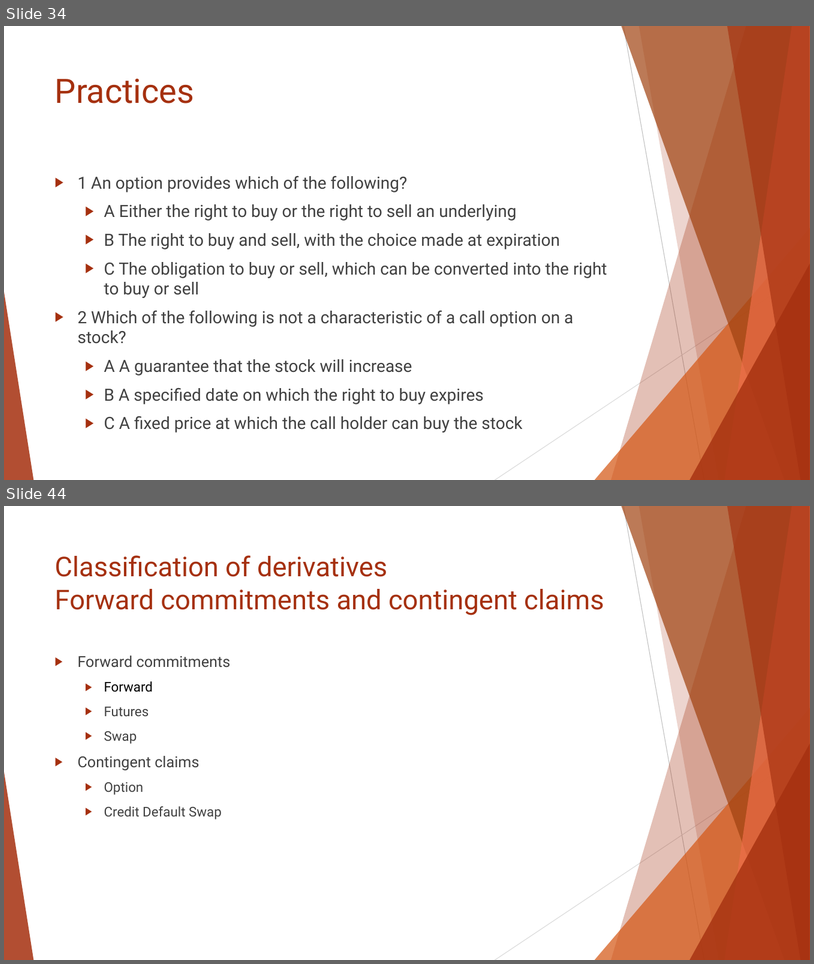
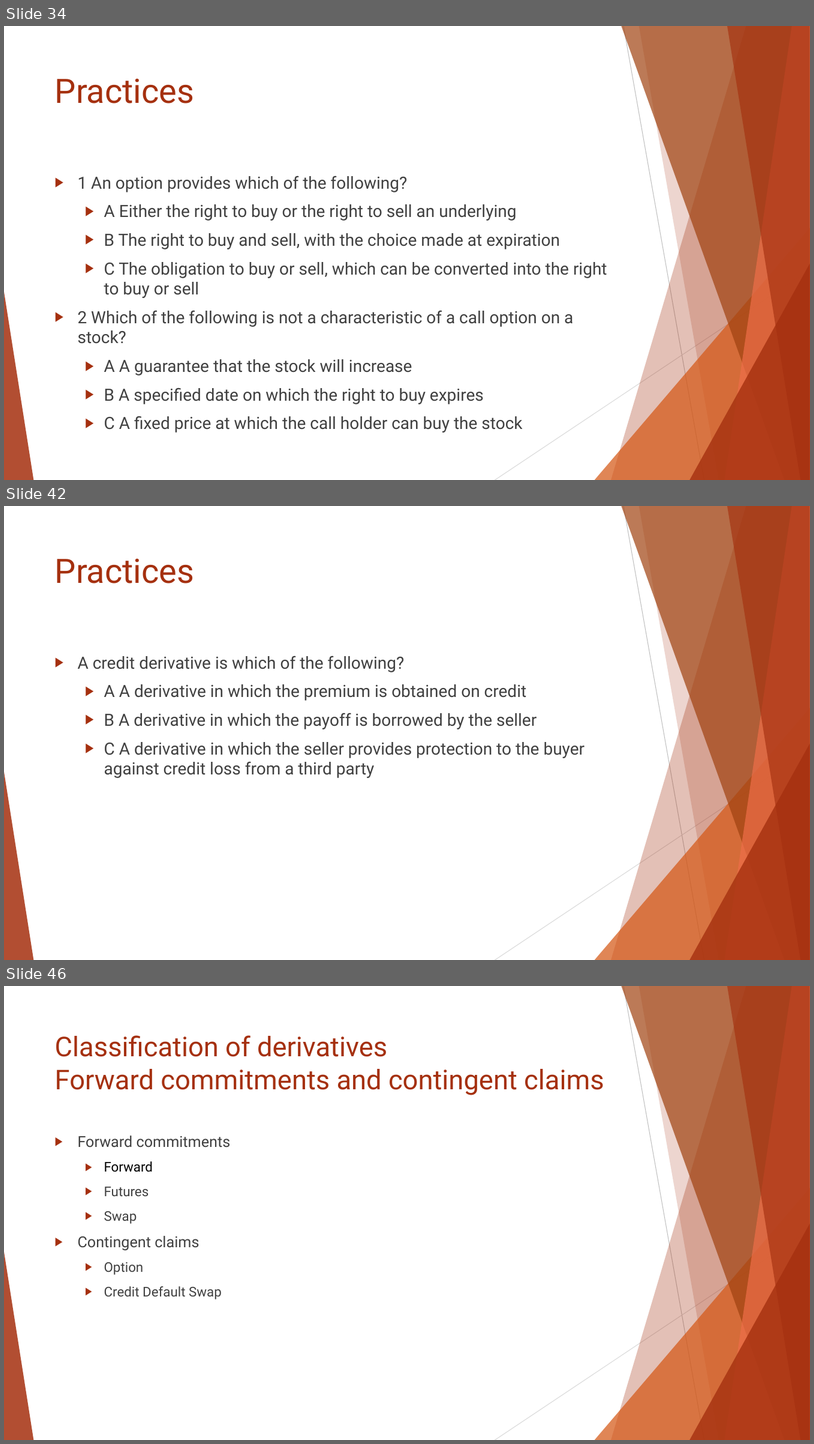
Before and after one commit to Isco0530/data, a slide deck: Reading 45.pptx. Shown one above the other, each under a label of ours: slides 34 and 44 before the commit, slides 34, 42 and 46 after it; the slides between them are not shown. The pictures are 814x964 and 814x1444 pixels, drawn with LibreOffice and Linux fonts; fonts in the diff are those of the drawing. Boxes give left, top, right and bottom in pixels: in the first picture for what was removed or moved away, otherwise in the second. Text is boxed around its words. In the diff, an @@ line names an element or a change of style, - is before the commit and + after.

```diff
--- a/Reading 45.pptx
+++ b/Reading 45.pptx
@@ slide 42 added at (x1=4, y1=506, x2=810, y2=960), background #FFFFFF; not listed: 10 template elements that a slide beside it also shows @@
@@ title added at (x1=55, y1=558, x2=195, y2=583), 40 pt, text #A5300F @@
+Practices
@@ text added at (x1=78, y1=655, x2=585, y2=778), 20 pt, text #404040 @@
+▶ A credit derivative is which of the following?
+  ▶ A A derivative in which the premium is obtained on credit
+  ▶ B A derivative in which the payoff is borrowed by the seller
+  ▶ C A derivative in which the seller provides protection to the buyer against credit loss from a third party
@@ what was slide 44 is now slide 46 @@
```
Also in this commit, not shown: 14 slides changed, 1 other slide added.
